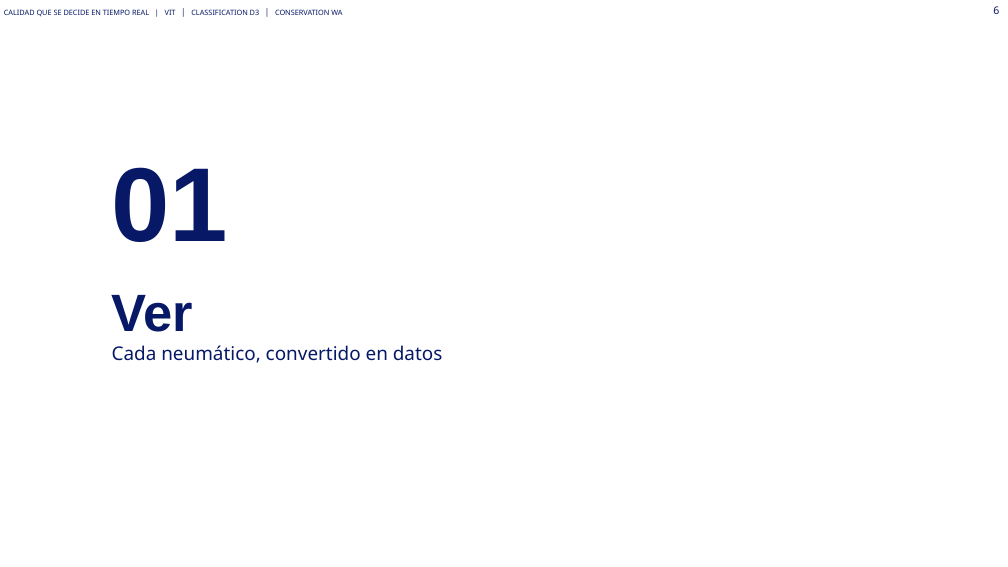
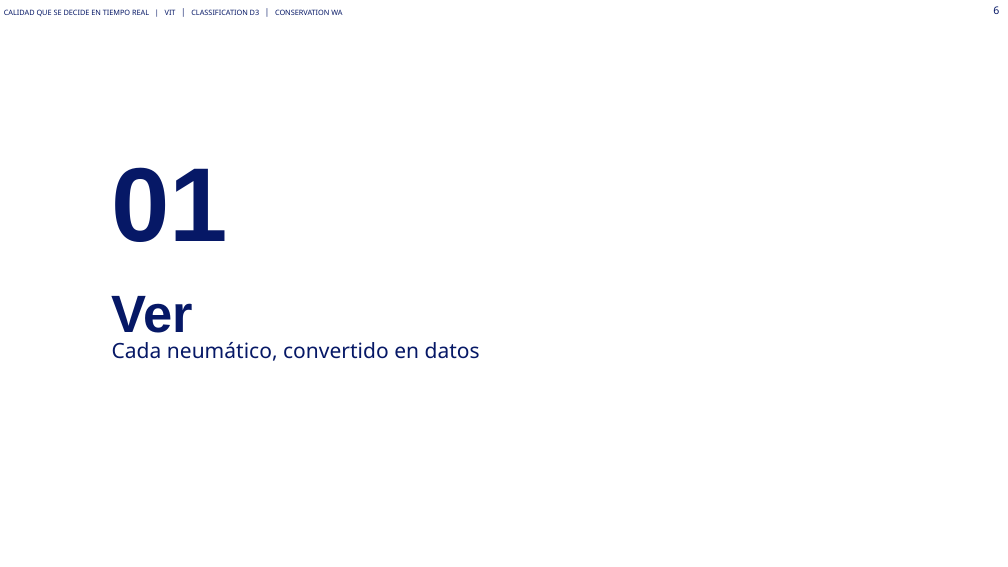
Before and after one commit to Asierenux/blank-app, a slide deck: slide 6 of presentaciones/Michelin_Hyundai_Fabricacion_Digital_ES_plantilla2026.pptx. Drawn at 1008x567 pixels with LibreOffice and Linux fonts; fonts in the diff are those of the drawing; background and template pictures are left out. Boxes give left, top, right and bottom in pixels: in the first picture for what was removed or moved away, otherwise in the second. Text is boxed around its words. In the diff, an @@ line names an element or a change of style, - is before the commit and + after.

```diff
--- a/presentaciones/Michelin_Hyundai_Fabricacion_Digital_ES_plantilla2026.pptx
+++ b/presentaciones/Michelin_Hyundai_Fabricacion_Digital_ES_plantilla2026.pptx
@@ title at [112,342,480,361]: size 18 to 20 pt; list level 2 to 1 in "Cada neumático, convertido en datos"; line spacing 1 to 0.8 @@
```
Also in this commit, not shown: 25 other slides changed, 1 other file.
